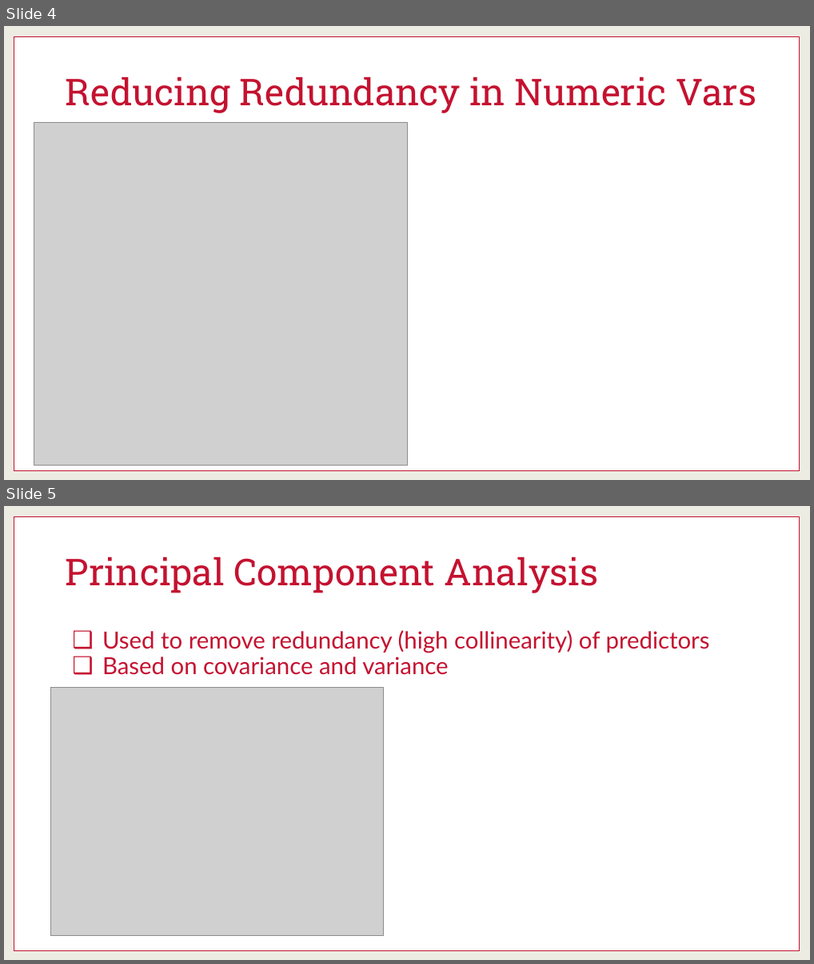
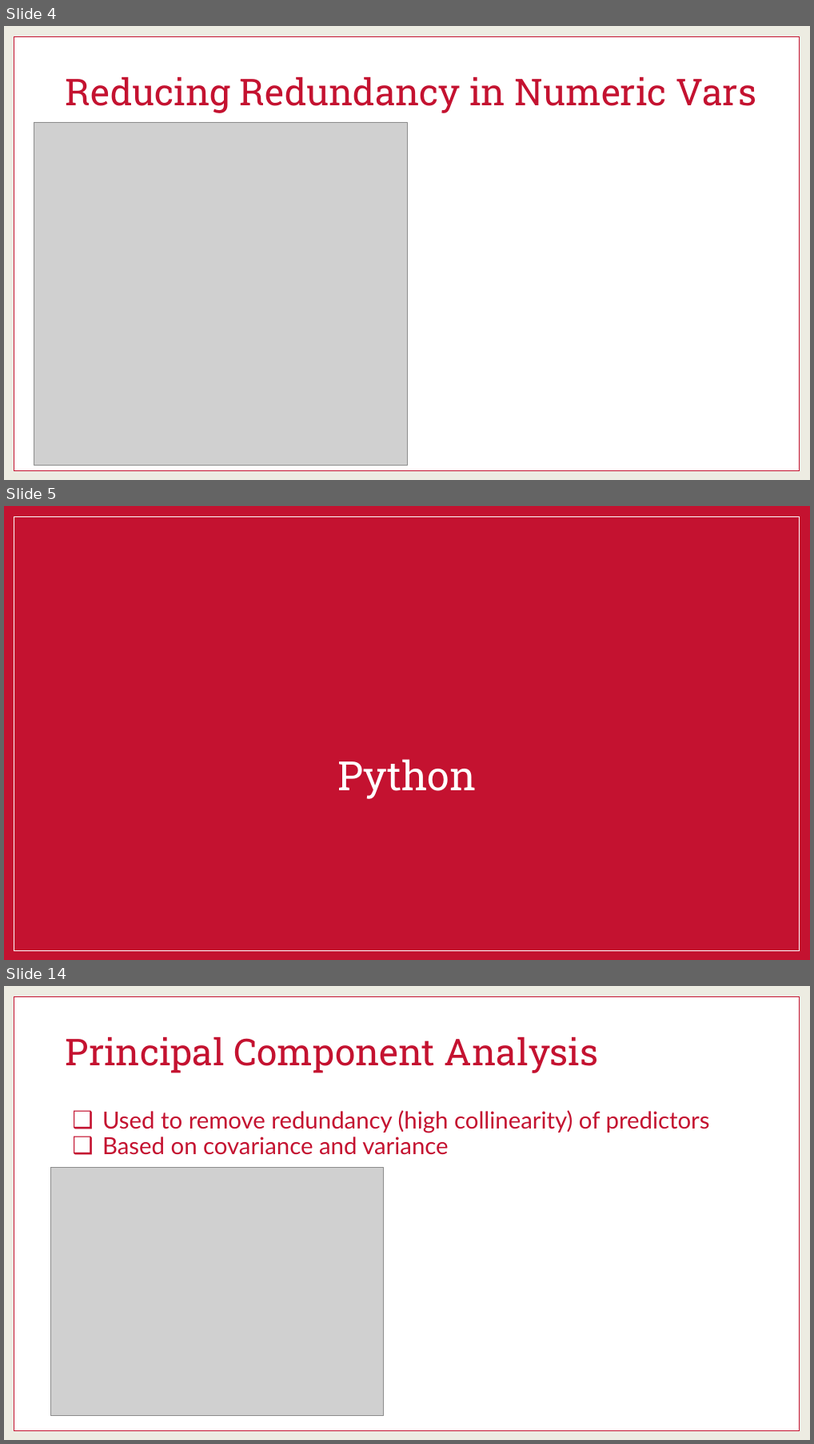
Before and after one commit to martinwg/ISA591, a slide deck: PPT/Module 3 - Reducing Dimensions Numeric Vars.pptx. Shown one above the other, each under a label of ours: slides 4 and 5 before the commit, slides 4, 5 and 14 after it; the slides between them are not shown. The pictures are 814x964 and 814x1444 pixels, drawn with LibreOffice and Linux fonts; fonts in the diff are those of the drawing; grey boxes stand for pictures; background and template pictures are left out. Boxes give left, top, right and bottom in pixels: in the first picture for what was removed or moved away, otherwise in the second. Text is boxed around its words. In the diff, an @@ line names an element or a change of style, - is before the commit and + after.

```diff
--- a/PPT/Module 3 - Reducing Dimensions Numeric Vars.pptx
+++ b/PPT/Module 3 - Reducing Dimensions Numeric Vars.pptx
@@ slide 5 added at [4, 506, 810, 960], background #EDECE2 @@
@@ rectangle added at [4, 506, 810, 960], fill #C41230 @@
@@ rectangle added at [14, 517, 799, 951], outline #FFFFFF 1 pt @@
@@ title added at [338, 759, 476, 799], 48 pt, text #FFFFFF @@
+Python
@@ what was slide 5 is now slide 14 @@
```
Also in this commit, not shown: 2 slides changed, 6 other slides added.
